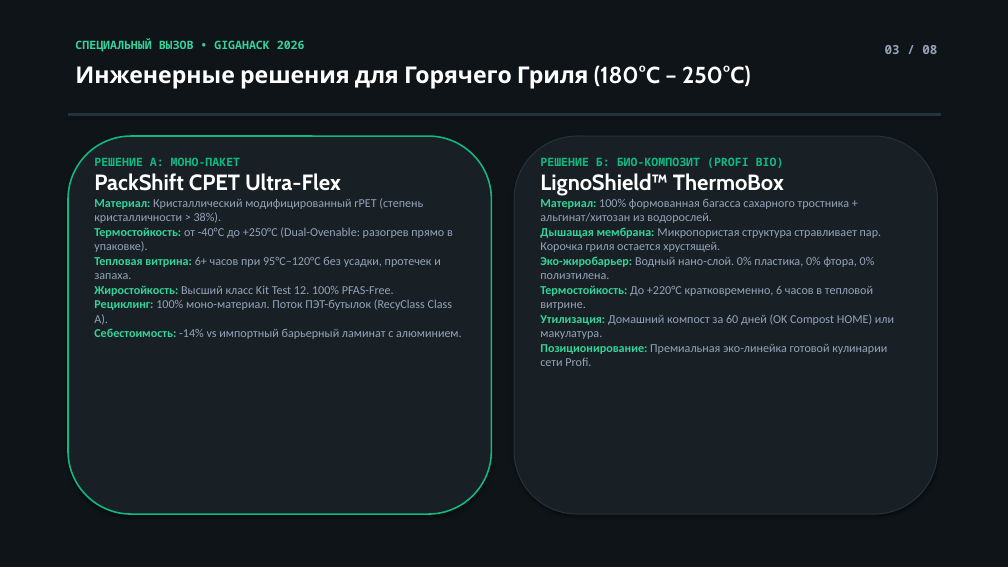
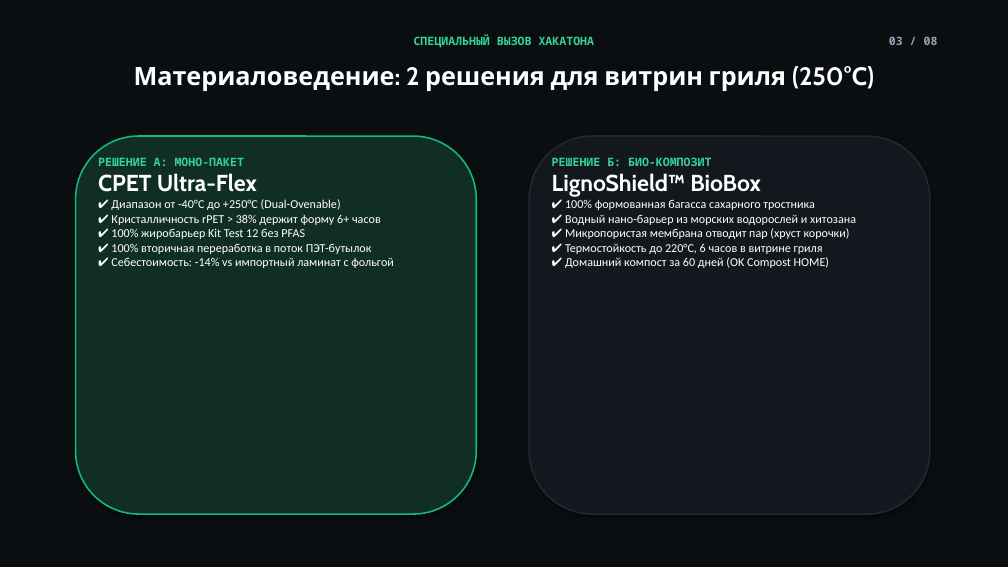
Before and after one commit to lisqrn/Hackaton-202636, a slide deck: slide 3 of PackShift_Profi_Gigahack2026.pptx. Drawn at 1008x567 pixels with LibreOffice and Linux fonts; fonts in the diff are those of the drawing. Boxes give left, top, right and bottom in pixels: in the first picture for what was removed or moved away, otherwise in the second. Text is boxed around its words. In the diff, an @@ line names an element or a change of style, - is before the commit and + after.

Commit message:
style: minimalist centered presentation with diagrams, process schemas, and deeptech typography

```diff
--- a/PackShift_Profi_Gigahack2026.pptx
+++ b/PackShift_Profi_Gigahack2026.pptx
@@ rectangle at bbox=[0, 0, 1008, 567]: fill #0F1418 to #0A0E11; outline #0F1418 0.75 pt to #0A0E11 0.75 pt @@
@@ text at bbox=[414, 34, 595, 48]: text changed @@
-СПЕЦИАЛЬНЫЙ ВЫЗОВ • GIGAHACK 2026
+СПЕЦИАЛЬНЫЙ ВЫЗОВ ХАКАТОНА
@@ text "03 / 08": place and size @@
-text "03 / 08" at bbox=[885, 45, 937, 54]
+text "03 / 08" at bbox=[889, 36, 938, 45]
@@ text "03 / 08" at bbox=[889, 36, 938, 45]: size 12 to 11 pt @@
@@ text at bbox=[134, 66, 874, 91]: text changed; size 22 to 24 pt @@
-Инженерные решения для Горячего Гриля (180°C – 250°C)
+Материаловедение: 2 решения для витрин гриля (250°C)
@@ rectangle removed at bbox=[68, 113, 940, 115] @@
@@ rounded rectangle: place and size @@
-rounded rectangle at bbox=[68, 136, 492, 514]
+rounded rectangle at bbox=[76, 136, 476, 514]
@@ rounded rectangle at bbox=[76, 136, 476, 514]: fill #182026 to #102E22 @@
@@ rounded rectangle: place and size @@
-rounded rectangle at bbox=[514, 136, 938, 514]
+rounded rectangle at bbox=[529, 136, 930, 514]
@@ rounded rectangle at bbox=[529, 136, 930, 514]: fill #182026 to #12181D; outline #24323B 1 pt to #1E2932 1.5 pt @@
@@ text at bbox=[98, 157, 244, 166]: text colour #10B981 to #34D399 in "РЕШЕНИЕ А: МОНО-ПАКЕТ" @@
@@ text at bbox=[552, 157, 856, 268]: text changed; text colour #94A3B8 to #FFFFFF @@
-РЕШЕНИЕ Б: БИО-КОМПОЗИТ (PROFI BIO)
-LignoShield™ ThermoBox
-Материал: 100% формованная багасса сахарного тростника + альгинат/хитозан из водорослей.
-Дышащая мембрана: Микропористая структура стравливает пар. Корочка гриля остается хрустящей.
-Эко-жиробарьер: Водный нано-слой. 0% пластика, 0% фтора, 0% полиэтилена.
-Термостойкость: До +220°C кратковременно, 6 часов в тепловой витрине.
-Утилизация: Домашний компост за 60 дней (OK Compost HOME) или макулатура.
-Позиционирование: Премиальная эко-линейка готовой кулинарии сети Profi.
+РЕШЕНИЕ Б: БИО-КОМПОЗИТ
+LignoShield™ BioBox
+✔ 100% формованная багасса сахарного тростника
+✔ Водный нано-барьер из морских водорослей и хитозана
+✔ Микропористая мембрана отводит пар (хруст корочки)
+✔ Термостойкость до 220°C, 6 часов в витрине гриля
+✔ Домашний компост за 60 дней (OK Compost HOME)
@@ text at bbox=[111, 199, 394, 268]: text changed; text colour #94A3B8 to #FFFFFF @@
-PackShift CPET Ultra-Flex
-Материал: Кристаллический модифицированный rPET (степень кристалличности > 38%).
-Термостойкость: от -40°C до +250°C (Dual-Ovenable: разогрев прямо в упаковке).
-Тепловая витрина: 6+ часов при 95°C–120°C без усадки, протечек и запаха.
-Жиростойкость: Высший класс Kit Test 12. 100% PFAS-Free.
-Рециклинг: 100% моно-материал. Поток ПЭТ-бутылок (RecyClass Class A).
-Себестоимость: -14% vs импортный барьерный ламинат с алюминием.
+CPET Ultra-Flex
+✔ Диапазон от -40°C до +250°C (Dual-Ovenable)
+✔ Кристалличность rPET > 38% держит форму 6+ часов
+✔ 100% жиробарьер Kit Test 12 без PFAS
+✔ 100% вторичная переработка в поток ПЭТ-бутылок
+✔ Себестоимость: -14% vs импортный ламинат с фольгой
```
Also in this commit, not shown: 6 other slides changed, 1 slide added, 1 slide removed, 3 other files.
